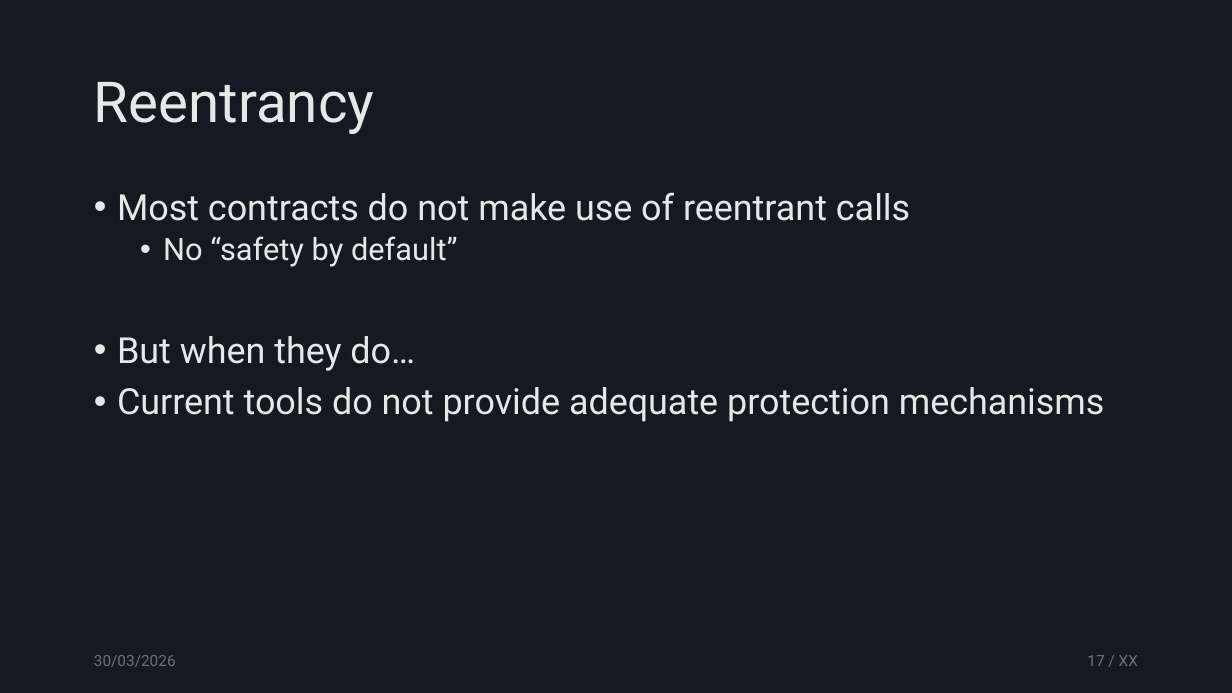
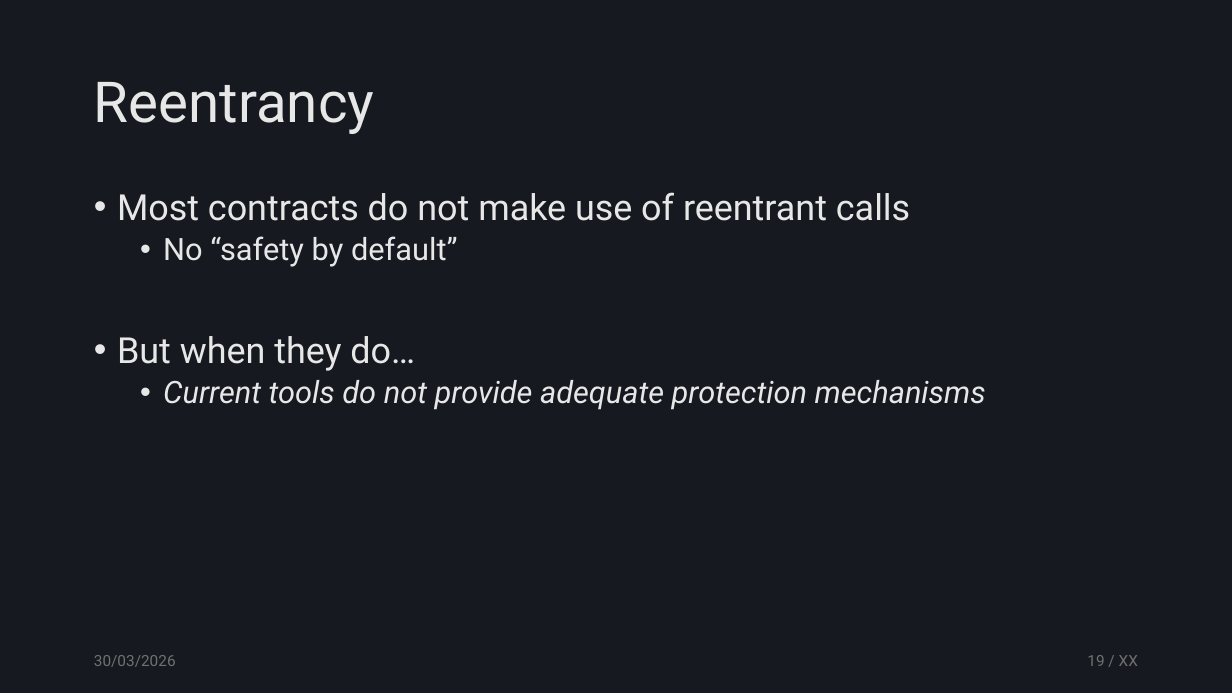
Before and after one commit to tzann/thesis, a slide deck: slide 19 of doc/presentation/Thesis.pptx (slide 17 before the commit). Drawn at 1232x693 pixels with LibreOffice and Linux fonts; fonts in the diff are those of the drawing. Boxes give left, top, right and bottom in pixels: in the first picture for what was removed or moved away, otherwise in the second. Text is boxed around its words. In the diff, an @@ line names an element or a change of style, - is before the commit and + after.

```diff
--- a/doc/presentation/Thesis.pptx
+++ b/doc/presentation/Thesis.pptx
@@ text at bbox=[163, 380, 986, 410]: size 28 to 24 pt, italic on in "Current tools do not provide adequate protection ..."; list level 1 to 2 in "Current tools do not provide ..." @@
@@ page number at bbox=[1087, 655, 1138, 666]: text changed @@
-17 / XX
+19 / XX
```
Also in this commit, not shown: 13 other slides changed, 16 slides added, 2 slides removed.
